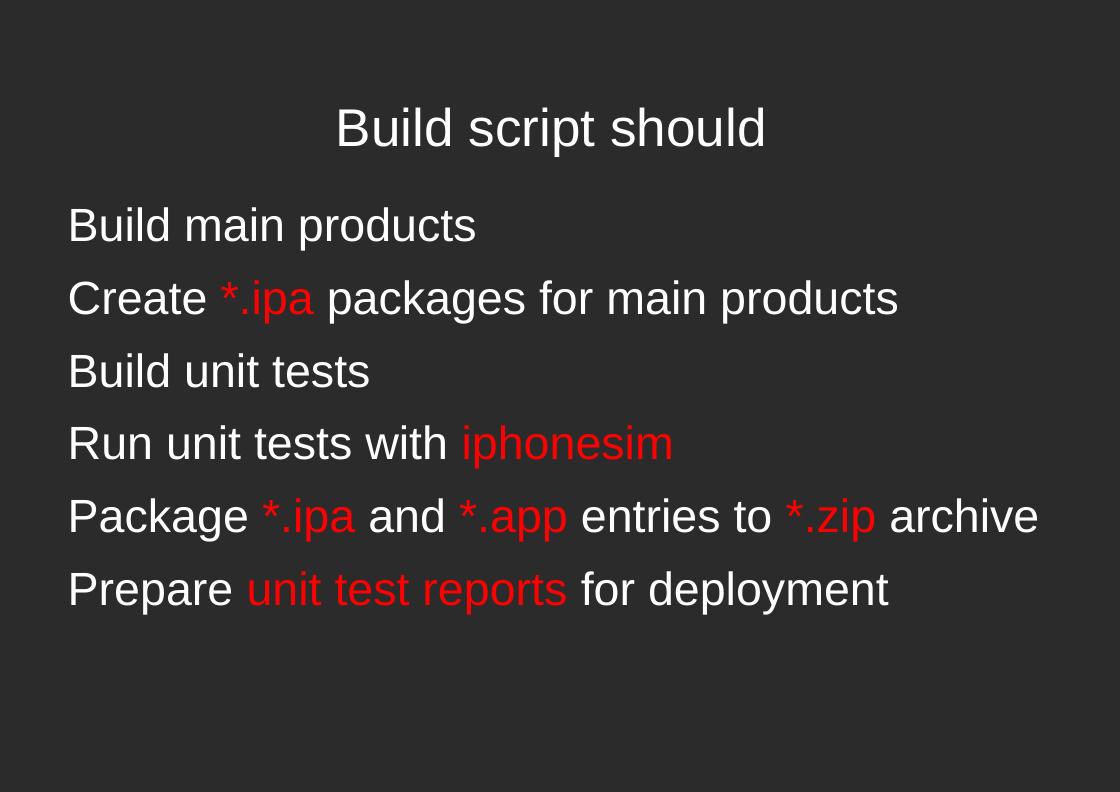
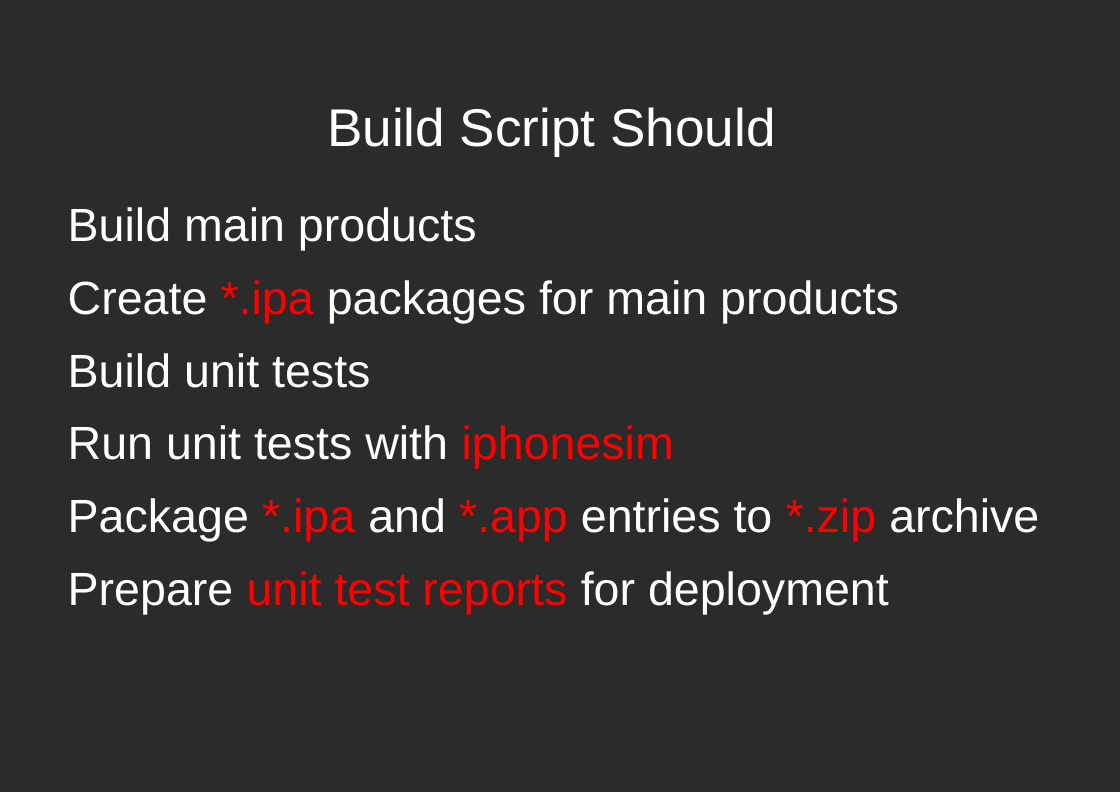
Before and after one commit to dodikk/iOS-articles, a slide deck: slide 25 of 3-iContiniousIntegration/ciPresentation.odp. Drawn at 1120x792 pixels with LibreOffice and Linux fonts; fonts in the diff are those of the drawing; background and template pictures are left out; a plain dark background stands for a picture behind light text. Boxes give left, top, right and bottom in pixels: in the first picture for what was removed or moved away, otherwise in the second. Text is boxed around its words. In the diff, an @@ line names an element or a change of style, - is before the commit and + after.

```diff
--- a/3-iContiniousIntegration/ciPresentation.odp
+++ b/3-iContiniousIntegration/ciPresentation.odp
@@ title at (327, 107, 775, 157): text changed @@
-Build script should
+Build Script Should
```
Also in this commit, not shown: 22 other slides changed, 1 slide added, 1 slide removed, 2 other files.
